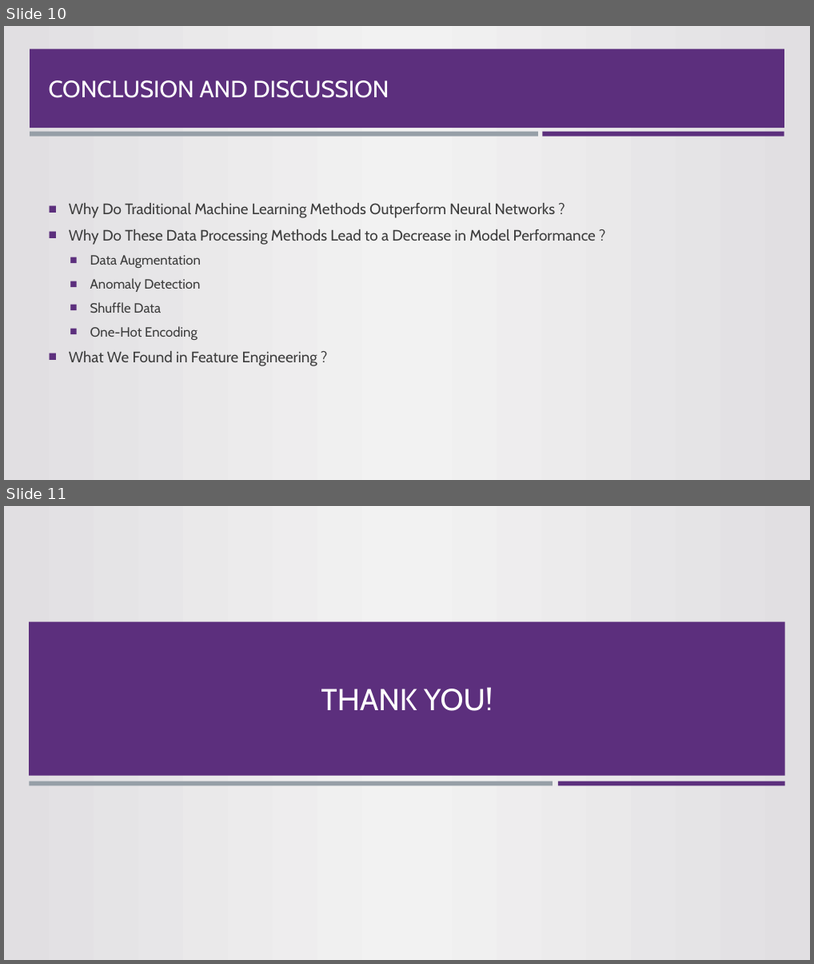
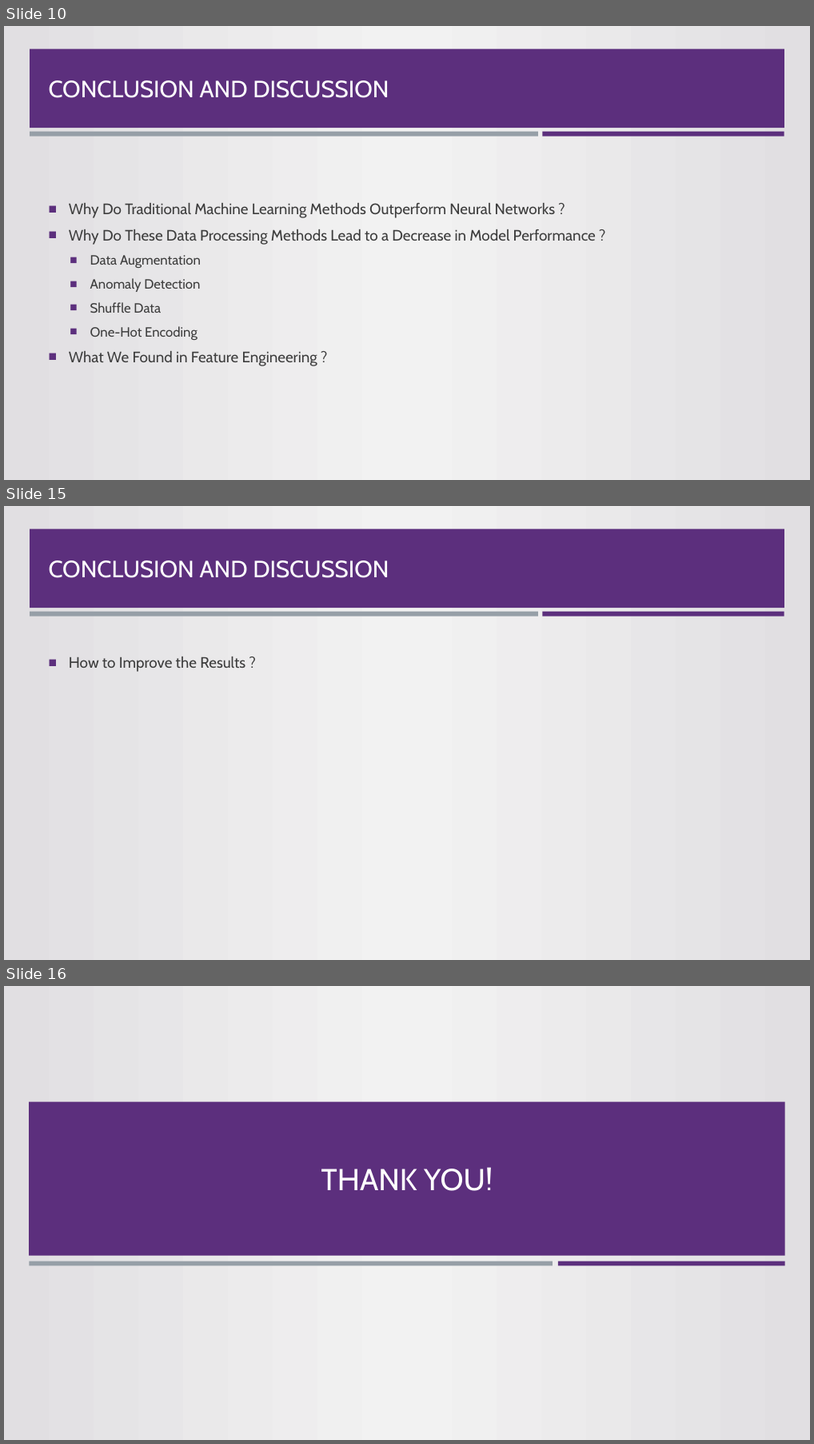
Before and after one commit to sunyrain/MLTask, a slide deck: Presentation.pptx. Shown one above the other, each under a label of ours: slides 10 and 11 before the commit, slides 10, 15 and 16 after it; the slides between them are not shown. The pictures are 814x964 and 814x1444 pixels, drawn with LibreOffice and Linux fonts; fonts in the diff are those of the drawing; background and template pictures are left out. Boxes give left, top, right and bottom in pixels: in the first picture for what was removed or moved away, otherwise in the second. Text is boxed around its words. In the diff, an @@ line names an element or a change of style, - is before the commit and + after.

```diff
--- a/Presentation.pptx
+++ b/Presentation.pptx
@@ slide 15 added at (x1=4, y1=506, x2=810, y2=960), background gradient #E1DFE2 to #F2F2F2; not listed: 3 template elements that a slide beside it also shows @@
@@ title added at (x1=49, y1=560, x2=389, y2=578), 28 pt, text #FFFFFF @@
+CONCLUSION AND DISCUSSION
@@ text added at (x1=69, y1=656, x2=246, y2=672), 18 pt, text #3D3D3D @@
+■ How to Improve the Results ?
@@ what was slide 11 is now slide 16 @@
```
Also in this commit, not shown: 2 slides changed, 4 other slides added.
